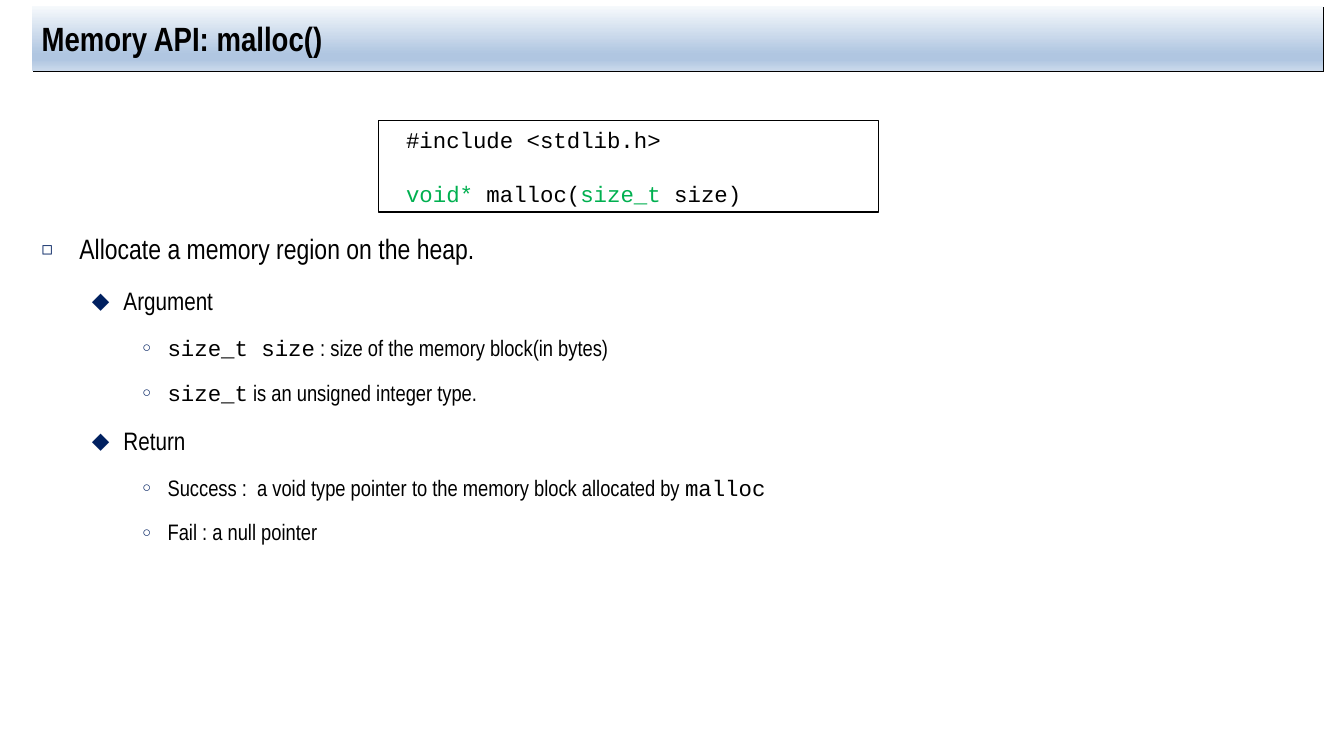
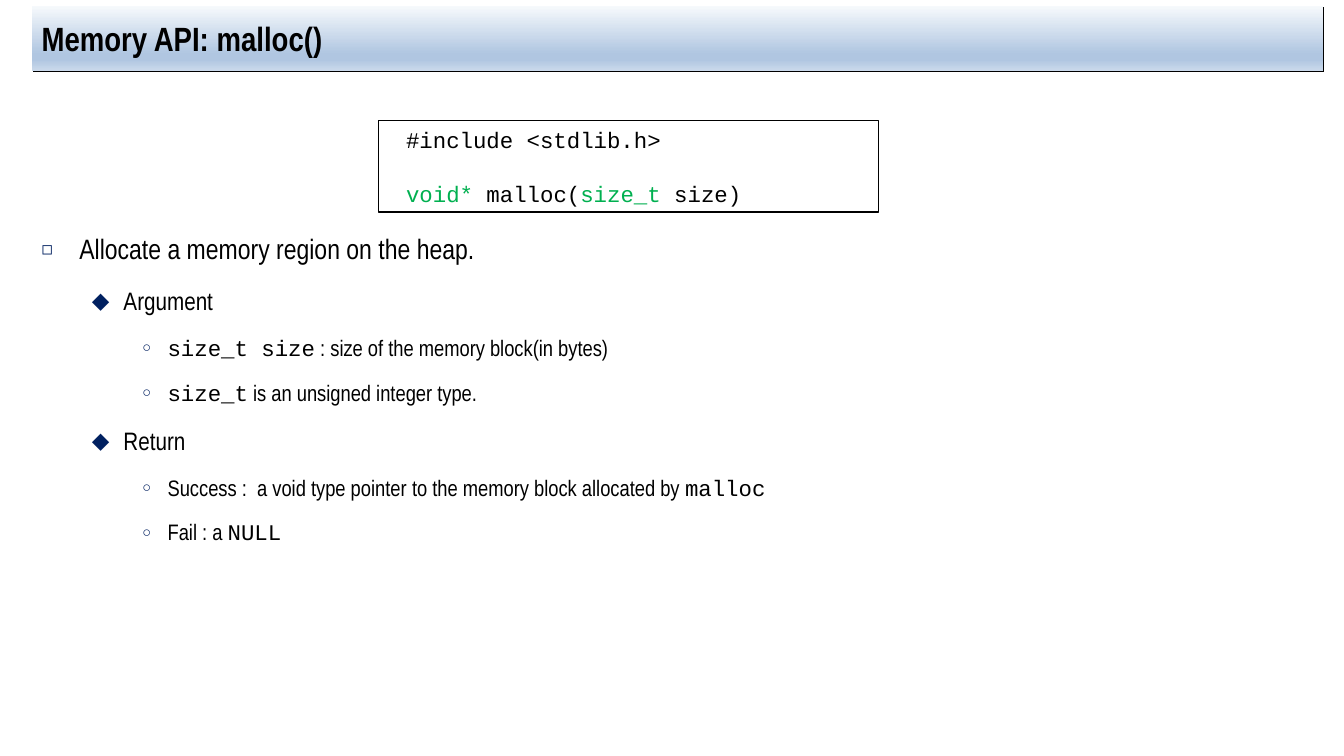
Before and after one commit to jachermocilla/extra-course-materials, a slide deck: slide 6 of cmsc125/ostep/slides/01.Virtualization/14.Memory_API.pptx (slide 5 before the commit). Drawn at 1344x756 pixels with LibreOffice and Linux fonts; fonts in the diff are those of the drawing. Boxes give left, top, right and bottom in pixels: in the first picture for what was removed or moved away, otherwise in the second. Text is boxed around its words. In the diff, an @@ line names an element or a change of style, - is before the commit and + after.

```diff
--- a/cmsc125/ostep/slides/01.Virtualization/14.Memory_API.pptx
+++ b/cmsc125/ostep/slides/01.Virtualization/14.Memory_API.pptx
@@ text at (168, 523, 282, 541): text changed @@
-    ○ Fail : a null pointer
+    ○ Fail : a NULL
```
Also in this commit, not shown: 14 other slides changed, 3 slides added, 1 other file.
